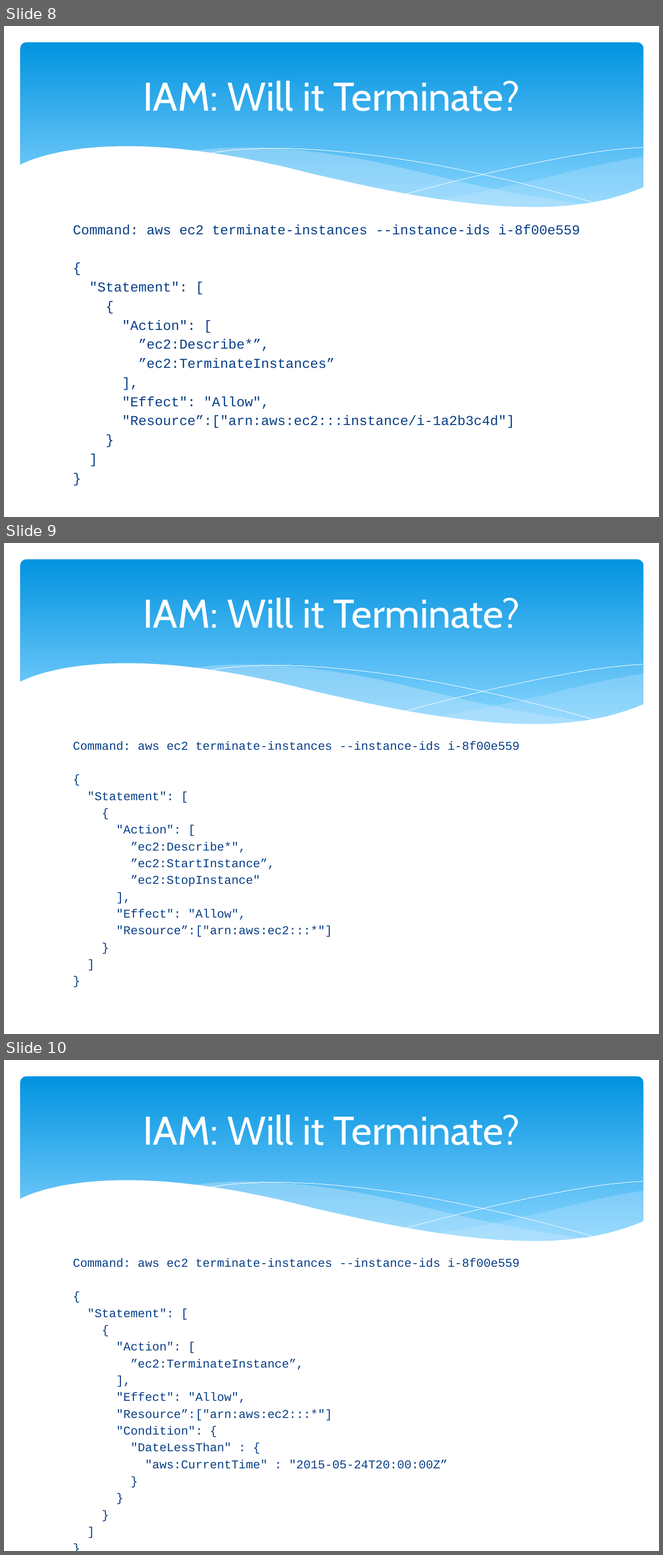
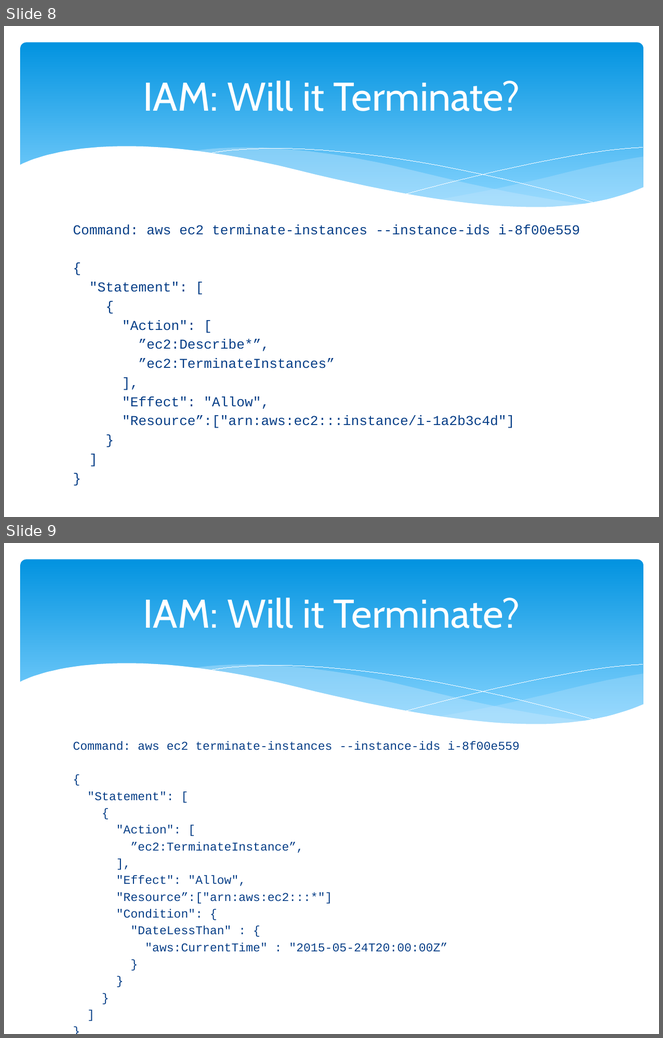
Before and after one commit to cloudavail/awstraining, a slide deck: aws-iam/aws-iam.pptx. Shown one above the other, each under a label of ours: slides 8, 9 and 10 before the commit, slides 8 and 9 after it. The pictures are 663x1555 and 663x1038 pixels, drawn with LibreOffice and Linux fonts; fonts in the diff are those of the drawing. Boxes give left, top, right and bottom in pixels: in the first picture for what was removed or moved away, otherwise in the second. Text is boxed around its words. In the diff, an @@ line names an element or a change of style, - is before the commit and + after.

```diff
--- a/aws-iam/aws-iam.pptx
+++ b/aws-iam/aws-iam.pptx
@@ slide 9 removed at (4, 543, 659, 1034), background #FFFFFF; not listed: 6 template elements that a slide beside it also shows @@
@@ title removed at (143, 598, 520, 628) @@
-IAM: Will it Terminate?
@@ text removed at (73, 741, 520, 937) @@
-Command: aws ec2 terminate-instances --instance-ids i-8f00e559
-{
-"Statement": [
-{
-"Action": [
-”ec2:Describe*",
-”ec2:StartInstance”,
-”ec2:StopInstance"
-],
-"Effect": "Allow",
-"Resource”:["arn:aws:ec2:::*"]
-}
-]
-}
@@ what was slide 10 is now slide 9 @@
```
Also in this commit, not shown: 1 slide changed, 5 other files.
